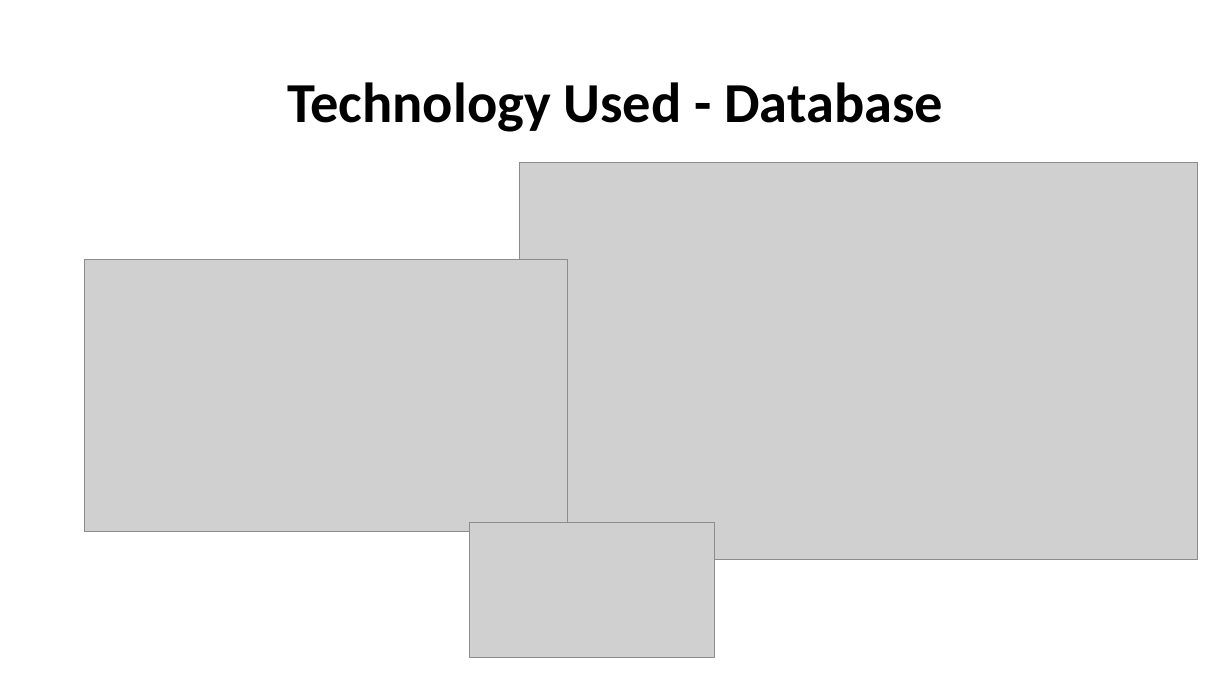
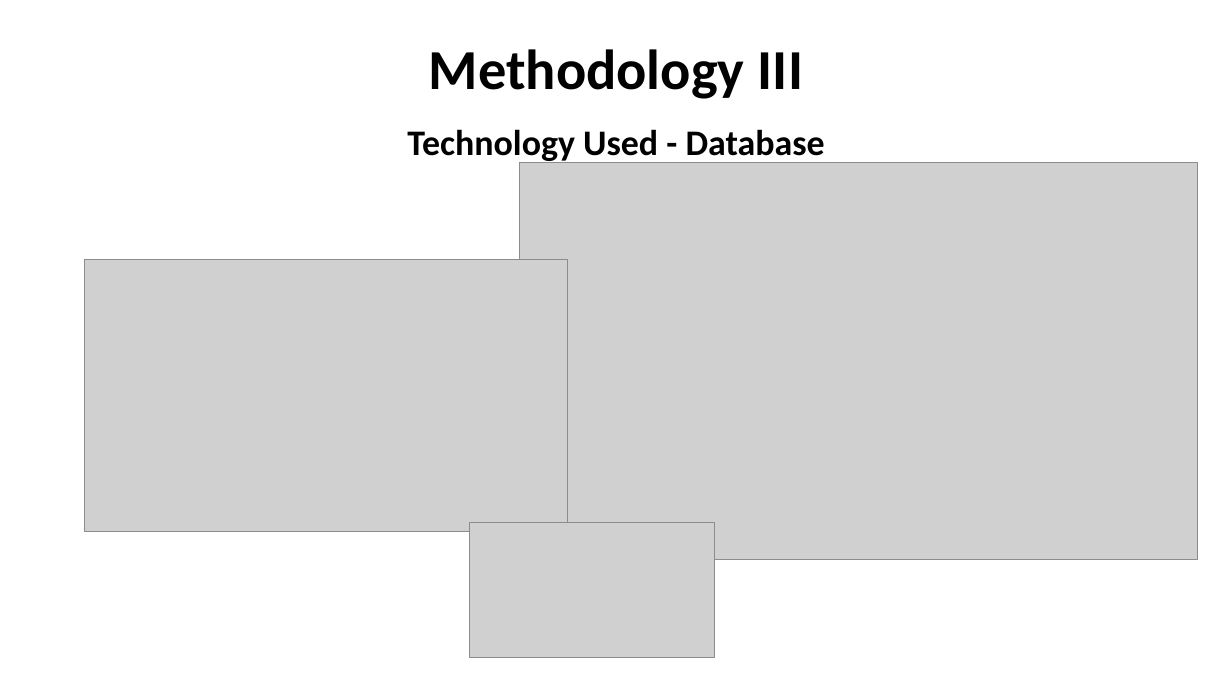
Before and after one commit to scoall/smart-plant, a slide deck: slide 8 of CMP311Presentation.pptx. Drawn at 1232x693 pixels with LibreOffice and Linux fonts; fonts in the diff are those of the drawing; grey boxes stand for pictures. Boxes give left, top, right and bottom in pixels: in the first picture for what was removed or moved away, otherwise in the second. Text is boxed around its words. In the diff, an @@ line names an element or a change of style, - is before the commit and + after.

```diff
--- a/CMP311Presentation.pptx
+++ b/CMP311Presentation.pptx
@@ text added at [429, 49, 803, 99], 44 pt, text #000000, bold @@
+Methodology III
@@ title "Technology Used - Database": place and size @@
-title "Technology Used - Database" at [287, 82, 943, 132]
+title "Technology Used - Database" at [407, 129, 825, 164]
@@ title "Technology Used - Database" at [407, 129, 825, 164]: size 44 to 28 pt @@
```
Also in this commit, not shown: 7 other slides changed.
